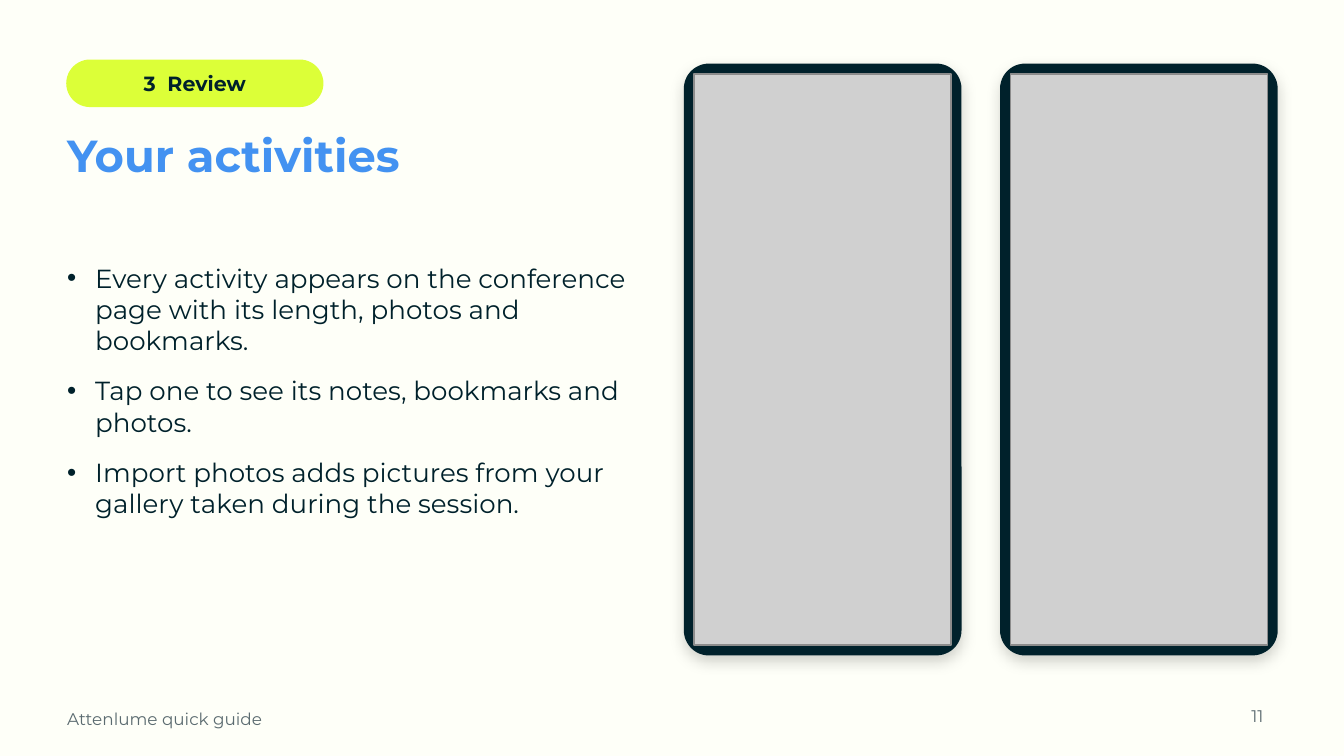
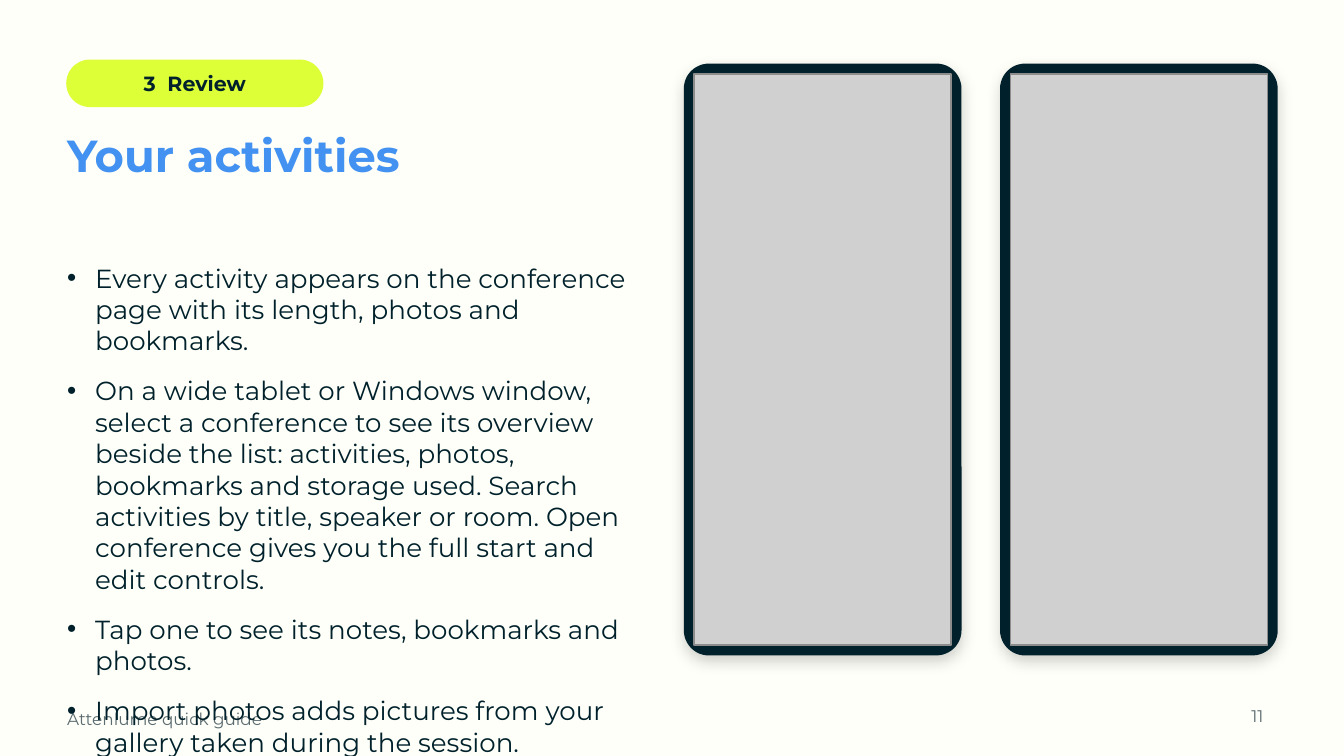
Before and after one commit to SamsonOluwaseun/attenlume, a slide deck: slide 11 of docs/user-guide/Attenlume-Quick-Guide.pptx. Drawn at 1344x756 pixels with LibreOffice and Linux fonts; fonts in the diff are those of the drawing; grey boxes stand for pictures; background and template pictures are left out. Boxes give left, top, right and bottom in pixels: in the first picture for what was removed or moved away, otherwise in the second. Text is boxed around its words. In the diff, an @@ line names an element or a change of style, - is before the commit and + after.

Commit message:
docs(guide): consolidate desktop and Windows lifecycle guidance [FR-UI-09, P1-27, P1-39]

```diff
--- a/docs/user-guide/Attenlume-Quick-Guide.pptx
+++ b/docs/user-guide/Attenlume-Quick-Guide.pptx
@@ text at [95, 380, 619, 589]: paragraph added @@
+• On a wide tablet or Windows window, select a conference to see its overview beside the list: activities, photos, bookmarks and storage used. Search activities by title, speaker or room. Open conference gives you the full start and edit controls.
```
Also in this commit, not shown: 1 other slide changed, 3 other files.
